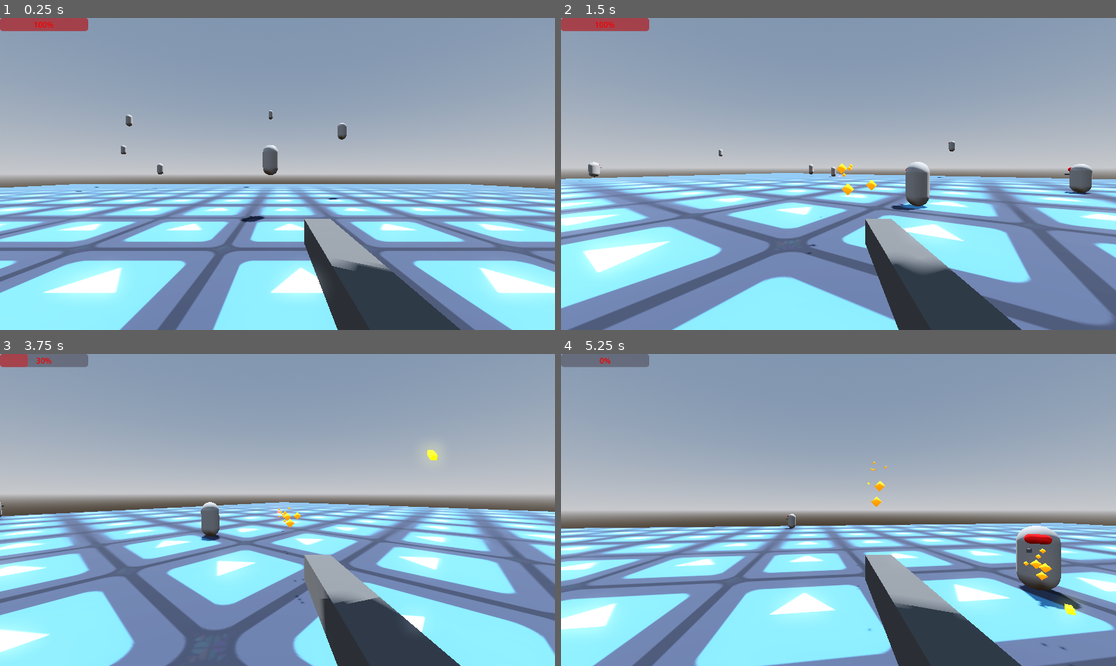
Above: before the commit, frames 1-4 (two rows, left to right).
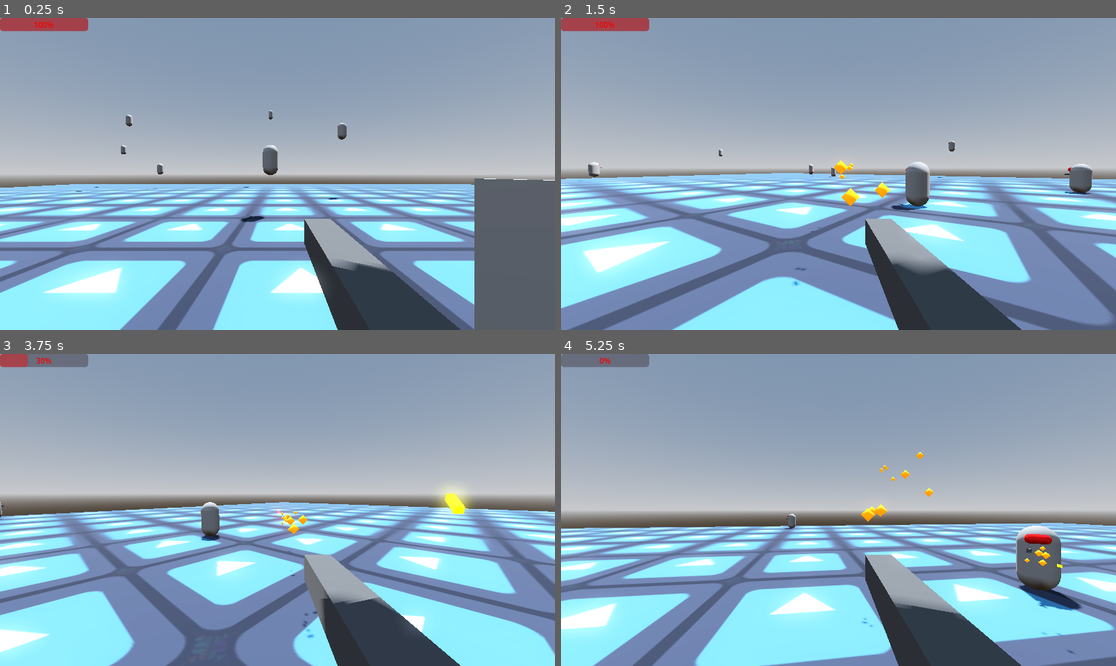
Above: after the commit, the same moments.

Repository: Ciken-taste/Godot-FPS
Game: Godot game, scene res://main.tscn
Same seed, same stepped clock (60 frames per second), same inputs: the game is played once before the commit and once after it. The engine's default icon, where the game draws it, is replaced by a stand-in: a white triangle on a blue panel in a dark square.
Inputs (mouse positions are in pixels of both pictures, inside the frame that each line leads up to):
- Up to frame 1 (0.25 s): no input
- Up to frame 2 (1.5 s): tap Enter (ui_accept) at 0.5, 0.77 s; move the mouse to (866, 174) at 0.52 s; hold F (Interact, bound only after the commit) 0.53-1.28 s; hold Up (ui_up) from 0.53 s (still down); move the mouse to (810, 174) at 1.27 s; click (810, 174) at 1.35 s
- Up to frame 3 (3.75 s): keep holding Up (ui_up); tap Enter (ui_accept) at 1.52, 3.02 s; tap F (Interact, bound only after the commit) at 1.55, 2.85 s; move the mouse to (288, 503) at 2.02 s; hold F (Interact, bound only after the commit) 2.03-2.78 s; move the mouse to (271, 516) at 2.77 s; move the mouse to (316, 513) at 3.52 s; press the mouse at (316, 513) at 3.53 s
- Up to frame 4 (5.25 s): keep holding Up (ui_up); tap Enter (ui_accept) at 3.77, 4.52 s; tap F (Interact, bound only after the commit) at 3.8, 4.35 s; move the mouse to (794, 506) at 4.27 s; release the mouse at (794, 506) at 4.28 s; move the mouse to (844, 510) at 5.02 s; hold F (Interact, bound only after the commit) from 5.03 s (still down)

The runs differ from the first frame. In frame 1, 6.9% of the frame differs, in the area x 85-100%, y 51-100%; in frame 2, 0.3%; in frame 3, 0.7%; in frame 4, 0.6%.

Commit message:
Added bullet sway, added doors

Diff:
--- a/bullet.tscn
+++ b/bullet.tscn
@@ -1,32 +1,36 @@
-[gd_scene load_steps=9 format=3 uid="uid://bvduqmwk40dao"]
+[gd_scene load_steps=8 format=3 uid="uid://bvduqmwk40dao"]
 
 [sub_resource type="GDScript" id="GDScript_dacpr"]
 script/source = "extends RigidBody3D
 
-@onready var collision_ray := ($Gunshot as RayCast3D)
-@export var bullet_velocity = 75
+@export var bullet_velocity = 60
+@onready var queue_timer := ($QueueTimer as Timer)
+const DRAG : float = 0.99
 
 func _ready() -> void:
+	rotation.y += randf_range(-0.025, 0.025)
+	rotation.x += randf_range(-0.025, 0.025)
 	linear_velocity = -transform.basis.z * bullet_velocity
 
+
 func _physics_process(delta: float) -> void:
-	if collision_ray.is_colliding():
-		var bullet = preload(\"res://gunshot.tscn\")
-		bullet = bullet.instantiate()
-		bullet.position = global_position
-		get_parent().add_child(bullet)
-	bullet_velocity -= 0.5
-	rotation.x -= 0.0001
+	linear_velocity *= Vector3(DRAG, DRAG, DRAG)
+	if rotation.x > -PI/2: rotation.x -= 0.0001
+
 
 
 func _on_timer_timeout() -> void:
 	queue_free()
 
+func _on_removal_area_body_entered(body: Node3D) -> void:
+	var bullet = preload(\"res://gunshot.tscn\")
+	bullet = bullet.instantiate()
+	bullet.position = global_position
+	get_parent().add_child(bullet)
+	queue_timer.start()
 
 
-
-func _on_removal_area_body_entered(body: Node3D) -> void:
-
+func _on_queue_timer_timeout() -> void:
 	queue_free()
 "
 
@@ -64,18 +68,15 @@
 radial_segments = 4
 rings = 0
 
-[sub_resource type="CapsuleShape3D" id="CapsuleShape3D_5larj"]
-radius = 0.16702
-height = 1.50475
-
 [sub_resource type="BoxShape3D" id="BoxShape3D_qq4q1"]
-size = Vector3(0.06073, 0.0565948, 0.905273)
+size = Vector3(0.146235, 0.144281, 1.11475)
 
 [node name="Bullet" type="RigidBody3D"]
 script = SubResource("GDScript_dacpr")
 
-[node name="Gunshot" type="RayCast3D" parent="."]
-transform = Transform3D(1, 0, 0, 0, -0.0126708, -0.99992, 0, 0.99992, -0.0126708, 0, 0, 0)
+[node name="QueueTimer" type="Timer" parent="."]
+wait_time = 0.05
+one_shot = true
 
 [node name="MeshInstance3D" type="MeshInstance3D" parent="."]
 transform = Transform3D(0.025, 0, 0, 0, 0.025, 0, 0, 0, 0.1, 0, 0, 0)
@@ -90,22 +91,16 @@
 process_material = SubResource("ParticleProcessMaterial_yprsk")
 draw_pass_1 = SubResource("CapsuleMesh_wgr6l")
 
-[node name="DamageArea" type="Area3D" parent="." groups=["Bullet"]]
-transform = Transform3D(1, 0, 0, 0, 1, 0, 0, 0, 1, 0, 0, -1.00153)
-
-[node name="CollisionShape3D" type="CollisionShape3D" parent="DamageArea"]
-transform = Transform3D(1, 0, 0, 0, -4.37114e-08, 1, 0, -1, -4.37114e-08, 0, 0, 0.552501)
-shape = SubResource("CapsuleShape3D_5larj")
-
 [node name="Timer" type="Timer" parent="."]
 wait_time = 10.0
 
-[node name="RemovalArea" type="Area3D" parent="."]
+[node name="RemovalArea" type="Area3D" parent="." groups=["Bullet"]]
 transform = Transform3D(1, 0, 0, 0, 1, 0, 0, 0, 1, 0, 0, -0.329937)
 
 [node name="CollisionShape3D" type="CollisionShape3D" parent="RemovalArea"]
-transform = Transform3D(1, 0, 0, 0, 1, 0, 0, 0, 1, 0.00491333, 0.0147324, 0.0473633)
+transform = Transform3D(1, 0, 0, 0, 1, 0, 0, 0, 1, 0.00439119, 0.00704483, -0.0573731)
 shape = SubResource("BoxShape3D_qq4q1")
 
+[connection signal="timeout" from="QueueTimer" to="." method="_on_queue_timer_timeout"]
 [connection signal="timeout" from="Timer" to="." method="_on_timer_timeout"]
 [connection signal="body_entered" from="RemovalArea" to="." method="_on_removal_area_body_entered"]
--- /dev/null
+++ b/door.gd
@@ -0,0 +1,38 @@
+extends Node3D
+
+var is_watched : bool = false
+var opening : bool = false
+var open : bool = false
+var rotation_offset : float = 0
+
+func _physics_process(delta: float) -> void:
+	toggle_door()
+	rotation.y = rotation_offset
+
+
+func toggle_door() -> void:
+	if opening:
+		var dir : int = 1
+		if open: dir = -1
+		rotation_offset += PI/120 * dir
+		if rotation_offset >= (3*PI)/4:
+			opening = false
+			open = true
+		if rotation_offset <= 0:
+			opening = false
+			open = false
+
+func _on_area_3d_area_entered(area: Area3D) -> void:
+	if area.is_in_group("Bullet"):
+		queue_free()
+
+	if area.is_in_group("InteractionZone"):
+		is_watched = true
+
+func _on_area_3d_area_exited(area: Area3D) -> void:
+	if area.is_in_group("InteractionZone"):
+		is_watched = false
+
+func _input(event: InputEvent) -> void:
+	if event.is_action_pressed("Interact") and is_watched:
+		opening = not opening
--- /dev/null
+++ b/door.tscn
@@ -0,0 +1,31 @@
+[gd_scene load_steps=5 format=3 uid="uid://cyrjwfjy0ctp4"]
+
+[ext_resource type="Script" path="res://door.gd" id="1_vqlc6"]
+
+[sub_resource type="BoxMesh" id="BoxMesh_ixdq1"]
+
+[sub_resource type="ConcavePolygonShape3D" id="ConcavePolygonShape3D_er5vd"]
+data = PackedVector3Array(-0.5, 0.5, 0.5, 0.5, 0.5, 0.5, -0.5, -0.5, 0.5, 0.5, 0.5, 0.5, 0.5, -0.5, 0.5, -0.5, -0.5, 0.5, 0.5, 0.5, -0.5, -0.5, 0.5, -0.5, 0.5, -0.5, -0.5, -0.5, 0.5, -0.5, -0.5, -0.5, -0.5, 0.5, -0.5, -0.5, 0.5, 0.5, 0.5, 0.5, 0.5, -0.5, 0.5, -0.5, 0.5, 0.5, 0.5, -0.5, 0.5, -0.5, -0.5, 0.5, -0.5, 0.5, -0.5, 0.5, -0.5, -0.5, 0.5, 0.5, -0.5, -0.5, -0.5, -0.5, 0.5, 0.5, -0.5, -0.5, 0.5, -0.5, -0.5, -0.5, 0.5, 0.5, 0.5, -0.5, 0.5, 0.5, 0.5, 0.5, -0.5, -0.5, 0.5, 0.5, -0.5, 0.5, -0.5, 0.5, 0.5, -0.5, -0.5, -0.5, 0.5, 0.5, -0.5, 0.5, -0.5, -0.5, -0.5, 0.5, -0.5, 0.5, 0.5, -0.5, -0.5, -0.5, -0.5, -0.5)
+
+[sub_resource type="BoxShape3D" id="BoxShape3D_hwhuw"]
+
+[node name="Door" type="Node3D"]
+transform = Transform3D(1.25, 0, 0, 0, 1.25, 0, 0, 0, 1.25, 0, 0, 0)
+script = ExtResource("1_vqlc6")
+
+[node name="MeshInstance3D" type="MeshInstance3D" parent="."]
+transform = Transform3D(0.153, 0, 0, 0, 2, 0, 0, 0, 1.25, 0, 1.01782, 0.620085)
+mesh = SubResource("BoxMesh_ixdq1")
+
+[node name="StaticBody3D" type="StaticBody3D" parent="MeshInstance3D"]
+
+[node name="CollisionShape3D" type="CollisionShape3D" parent="MeshInstance3D/StaticBody3D"]
+shape = SubResource("ConcavePolygonShape3D_er5vd")
+
+[node name="Area3D" type="Area3D" parent="MeshInstance3D" groups=["Door"]]
+
+[node name="CollisionShape3D" type="CollisionShape3D" parent="MeshInstance3D/Area3D"]
+shape = SubResource("BoxShape3D_hwhuw")
+
+[connection signal="area_entered" from="MeshInstance3D/Area3D" to="." method="_on_area_3d_area_entered"]
+[connection signal="area_exited" from="MeshInstance3D/Area3D" to="." method="_on_area_3d_area_exited"]
--- a/enemy.gd
+++ b/enemy.gd
@@ -78,7 +78,7 @@
 			closing_in = true
 
 		if not closing_in:
-			gun.rotation.x = clamp(rotation.x + global_position.distance_to(PlayerVars.current_pos) * 0.00075, -PI/4, PI/3)
+			gun.rotation.x = clamp(rotation.x + global_position.distance_to(PlayerVars.current_pos) * 0.00175, -PI/4, PI/3)
 			rotation.x = 0
 			shoot()
 		else:
--- a/gunshot.tscn
+++ b/gunshot.tscn
@@ -5,6 +5,6 @@
 [node name="Gunshot" type="Node3D"]
 
 [node name="Decal" type="Decal" parent="."]
-transform = Transform3D(1, 0, 0, 0, 1, 0, 0, 0, 1, 0.159412, 0, 0)
-size = Vector3(1, 1, 1)
+transform = Transform3D(1, 0, 0, 0, 1, 0, 0, 0, 1, 0.0886723, 0, 0)
+size = Vector3(0.25, 0.25, 0.25)
 texture_albedo = ExtResource("1_h21sb")
--- a/main.tscn
+++ b/main.tscn
@@ -1,8 +1,9 @@
-[gd_scene load_steps=12 format=3 uid="uid://bllukecb3hngg"]
+[gd_scene load_steps=13 format=3 uid="uid://bllukecb3hngg"]
 
 [ext_resource type="Texture2D" uid="uid://b8gph1epjearp" path="res://icon.svg" id="1_wcubm"]
 [ext_resource type="PackedScene" uid="uid://n0sojk6eoh8q" path="res://player.tscn" id="2_kxhrb"]
 [ext_resource type="PackedScene" uid="uid://vcdgfutsrg7o" path="res://enemy.tscn" id="3_tland"]
+[ext_resource type="PackedScene" uid="uid://cyrjwfjy0ctp4" path="res://door.tscn" id="4_x7i1w"]
 
 [sub_resource type="ProceduralSkyMaterial" id="ProceduralSkyMaterial_678g3"]
 sky_horizon_color = Color(0.64625, 0.65575, 0.67075, 1)
@@ -88,3 +89,6 @@
 
 [node name="Enemy8" parent="." instance=ExtResource("3_tland")]
 transform = Transform3D(-0.0960369, 0, 0.995378, 0, 1, 0, -0.995378, 0, -0.0960369, -53.2932, 17.2199, -30.3754)
+
+[node name="Door" parent="." instance=ExtResource("4_x7i1w")]
+transform = Transform3D(1.25, 0, 0, 0, 1.25, 0, 0, 0, 1.25, 5.16814, 0.5, -1.27613)
--- a/player.gd
+++ b/player.gd
@@ -13,6 +13,8 @@
 @onready var gun_timer := ($GunTimer as Timer)
 @onready var gunshot_audio := ($Gunshot as AudioStreamPlayer)
 @onready var health_bar := ($HUD/HealthBar as ProgressBar)
+
+@onready var interaction_label := ($HUD/InteractionLabel as Label)
 
 func shoot() -> void:
 	if ready_to_fire:
@@ -78,3 +80,12 @@
 	if area.is_in_group("Bullet"):
 		PlayerVars.health -= 10
 		health_bar.value = PlayerVars.health
+
+
+func _on_interaction_zone_area_entered(area: Area3D) -> void:
+	if area.is_in_group("Door"):
+		interaction_label.show()
+
+func _on_interaction_zone_area_exited(area: Area3D) -> void:
+	if area.is_in_group("Door"):
+		interaction_label.hide()
--- a/player.tscn
+++ b/player.tscn
@@ -24,6 +24,8 @@
 
 [sub_resource type="StandardMaterial3D" id="StandardMaterial3D_wxend"]
 albedo_color = Color(0.314316, 0.314316, 0.314316, 1)
+
+[sub_resource type="CylinderShape3D" id="CylinderShape3D_qjy27"]
 
 [node name="Player" type="CharacterBody3D"]
 collision_layer = 2
@@ -59,6 +61,13 @@
 spot_attenuation = -8.44
 spot_angle = 0.5
 
+[node name="InteractionZone" type="Area3D" parent="Camera3D" groups=["InteractionZone"]]
+transform = Transform3D(1, 0, 0, 0, 1, 0, 0, 0, 1, 0.011211, -0.724772, 0.00525212)
+
+[node name="CollisionShape3D" type="CollisionShape3D" parent="Camera3D/InteractionZone"]
+transform = Transform3D(1, 0, 0, 0, -4.37114e-08, -1, 0, 1, -4.37114e-08, 0, 0.5, -1)
+shape = SubResource("CylinderShape3D_qjy27")
+
 [node name="HUD" type="Control" parent="."]
 layout_mode = 3
 anchors_preset = 15
@@ -93,6 +102,19 @@
 value = 100.0
 metadata/_edit_use_anchors_ = true
 
+[node name="InteractionLabel" type="Label" parent="HUD"]
+visible = false
+layout_mode = 1
+anchors_preset = -1
+anchor_left = 0.439236
+anchor_top = 0.964506
+anchor_right = 0.560764
+anchor_bottom = 1.0
+grow_horizontal = 2
+grow_vertical = 0
+text = "Press F to interact"
+metadata/_edit_use_anchors_ = true
+
 [node name="GunTimer" type="Timer" parent="."]
 wait_time = 0.1
 
@@ -100,4 +122,6 @@
 stream = ExtResource("2_a1sps")
 
 [connection signal="area_entered" from="Area3D" to="." method="_on_area_3d_area_entered"]
+[connection signal="area_entered" from="Camera3D/InteractionZone" to="." method="_on_interaction_zone_area_entered"]
+[connection signal="area_exited" from="Camera3D/InteractionZone" to="." method="_on_interaction_zone_area_exited"]
 [connection signal="timeout" from="GunTimer" to="." method="_on_gun_timer_timeout"]
--- a/project.godot
+++ b/project.godot
@@ -23,6 +23,8 @@
 
 Player=""
 Bullet=""
+InteractionZone=""
+Door=""
 
 [input]
 
@@ -63,3 +65,8 @@
 "events": [Object(InputEventMouseButton,"resource_local_to_scene":false,"resource_name":"","device":-1,"window_id":0,"a …(253 unchanged characters)…
 ]
 }
+Interact={
+"deadzone": 0.5,
+"events": [Object(InputEventKey,"resource_local_to_scene":false,"resource_name":"","device":-1,"window_id":0,"alt_pressed":false,"shift_pressed":false,"ctrl_pressed":false,"meta_pressed":false,"pressed":false,"keycode":0,"physical_keycode":70,"key_label":0,"unicode":102,"location":0,"echo":false,"script":null)
+]
+}
Not shown: 1 places in player.tscn that only renumber resources
